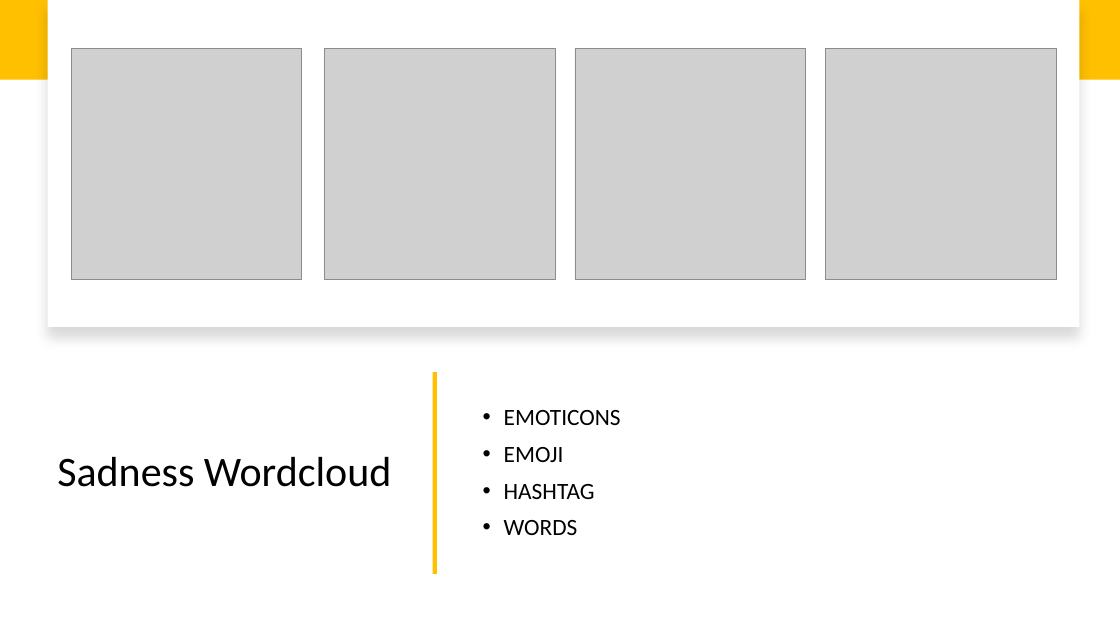
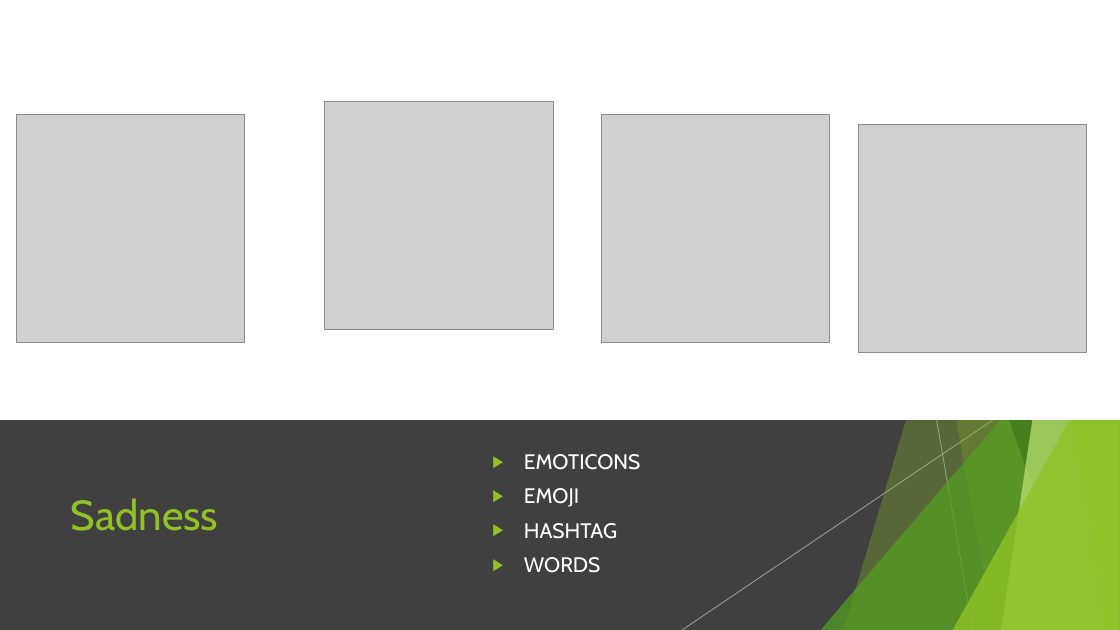
Before and after one commit to lucaMari94/mongodb-sentiment-analysis, a slide deck: slide 36 of silde/slide.pptx (slide 24 before the commit). Drawn at 1120x630 pixels with LibreOffice and Linux fonts; fonts in the diff are those of the drawing; grey boxes stand for pictures. Boxes give left, top, right and bottom in pixels: in the first picture for what was removed or moved away, otherwise in the second. Text is boxed around its words. In the diff, an @@ line names an element or a change of style, - is before the commit and + after.

```diff
--- a/silde/slide.pptx
+++ b/silde/slide.pptx
@@ rectangle: place and size @@
-rectangle at <box>48,0,1080,327</box>
+rectangle at <box>0,0,1120,420</box>
@@ rectangle at <box>0,0,1120,420</box>: shadow off @@
@@ rectangle removed at <box>0,0,1120,80</box> @@
@@ picture: place and size @@
-picture at <box>71,49,302,279</box>
+picture at <box>17,114,245,343</box>
@@ picture: place and size @@
-picture at <box>325,49,555,279</box>
+picture at <box>325,102,554,330</box>
@@ picture: place and size @@
-picture at <box>576,49,806,279</box>
+picture at <box>602,114,830,343</box>
@@ picture: place and size @@
-picture at <box>825,49,1056,280</box>
+picture at <box>859,124,1087,353</box>
@@ group added at <box>682,0,1120,630</box>: 5 freeform shapes, 2 lines, 2 triangles @@
@@ group added at <box>0,0,1120,630</box>: 5 freeform shapes, 3 triangles, 2 lines @@
@@ rectangle removed at <box>433,373,437,574</box> @@
@@ rectangle added at <box>0,420,1120,630</box>, fill #404040 @@
@@ text "EMOTICONS": place and size @@
-text "EMOTICONS" at <box>504,410,621,535</box>
+text "EMOTICONS" at <box>524,454,641,573</box>
@@ text "EMOTICONS" at <box>524,454,641,573</box>: size 20 to 18 pt, font Calibri to Cabin, text colour #000000 to #FFFFFF; bullet • to ▶ @@
@@ title at <box>71,498,219,531</box>: text changed; font Calibri to Cabin; text colour #000000 to #90C226 @@
-Sadness Wordcloud
+Sadness
```
Also in this commit, not shown: 22 other slides changed, 17 slides added, 5 slides removed.
